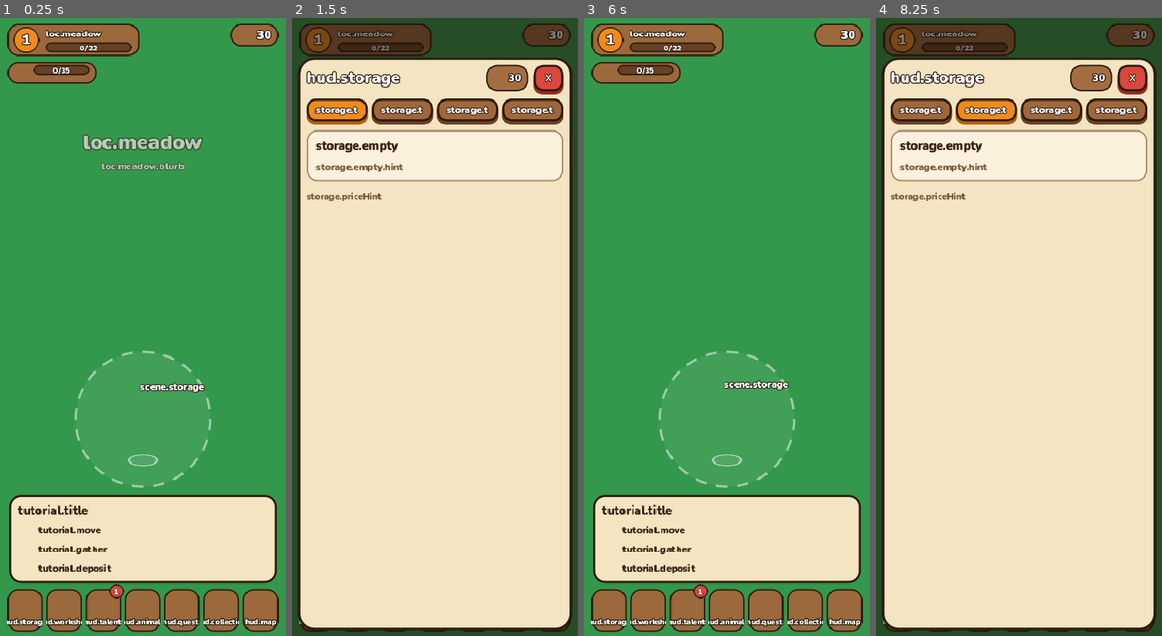
Above: before the commit, frames 1-4 (left to right).
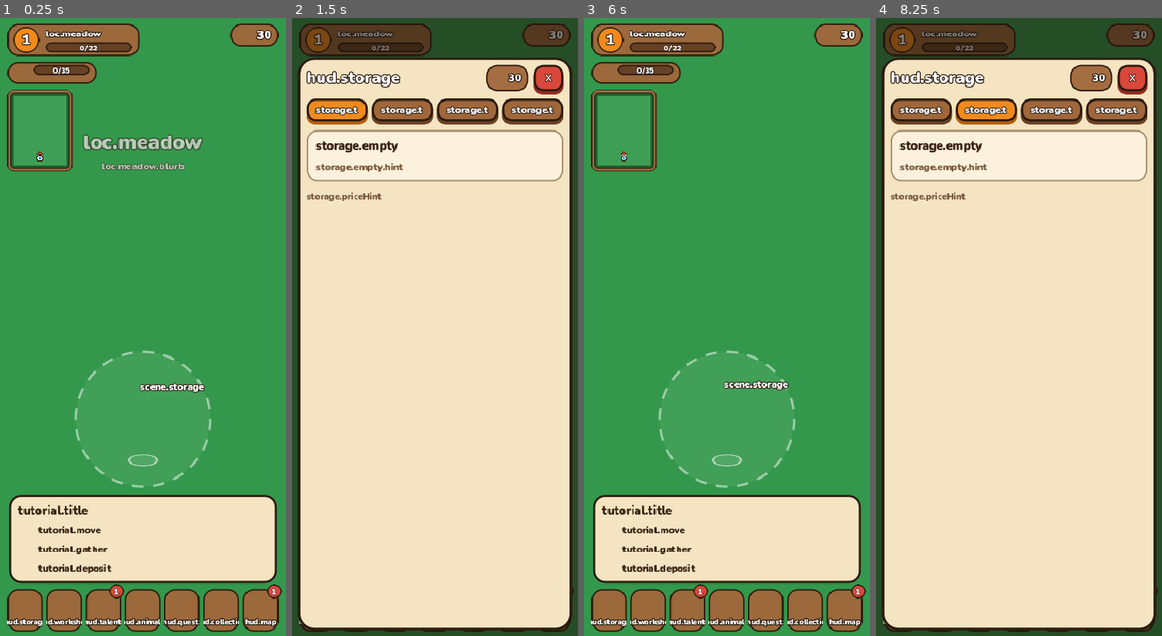
Above: after the commit, the same moments.

Repository: BaturinIgor/GameFarm
Game: Godot game, scene res://scenes/main.tscn
Two runs of this game, one before a commit and one after it. Both use one fixed random seed, a clock stepped at 60 frames per second and the inputs below.
Inputs (mouse positions are in pixels of both pictures, inside the frame that each line leads up to):
- Up to frame 1 (0.25 s): no input
- Up to frame 2 (1.5 s): click (317, 611) at 0.52 s; click (354, 611) at 1.27 s
- Up to frame 3 (6 s): click (686, 611) at 2.02 s; click (727, 611) at 2.77 s; click (767, 611) at 3.52 s; click (804, 611) at 4.27 s; click (844, 611) at 5.02 s; click "✕" at 5.75 s
- Up to frame 4 (8.25 s): click (901, 611) at 6.52 s; click "storage.tab.materials" at 7.25 s; click "storage.tab.food" at 8 s

The runs differ from the first frame. In frame 1, 1.1% of the frame differs, in the area x 2-99%, y 11-95%; in frame 2, less than 0.1%; in frame 3, 1.1%; in frame 4, less than 0.1%.

Commit message:
Godot stage 5: world map, gates, minimap, tickets, expeditions; integration
Co-Authored-By: Claude Opus 5.5 <noreply@anthropic.com>
Claude-Session: https://claude.ai/code/session_01KB9UT2PnJvNq3jxcqRz319

Diff:
--- a/godot/scripts/debug/shot_driver.gd
+++ b/godot/scripts/debug/shot_driver.gd
@@ -5,7 +5,7 @@
 
 const ORIGIN := Vector2(195, 620)
 const WINDOWS := ["workshop", "talents", "animals", "quests", "level", "house", "kitchen", "garden", "trader", "hunt",
-	"dungeon", "trophies", "collection", "legacy", "wardrobe"]
+	"dungeon", "trophies", "collection", "legacy", "wardrobe", "map", "events"]
 
 var dir := "/tmp/shots"
 var main: Node
--- a/godot/scripts/systems/legacy_system.gd
+++ b/godot/scripts/systems/legacy_system.gd
@@ -104,6 +104,7 @@
 	Game.save = s
 	Game.dungeons.reset()
 	Game.animals.offline_report = {}
+	Game.premium.expedition_report = null
 	Game.arrival_gate = ""
 	Game.arrival_station = ""
 	Game.arrive_at_door = false
--- a/godot/scripts/systems/premium_system.gd
+++ b/godot/scripts/systems/premium_system.gd
@@ -4,8 +4,8 @@
 ## Покупки (owns, has_pro) и удача за рекламу - этап 6. В Game.save: tickets, maps, lastFreeTicket,
 ## expedition = {location, endsAt, returnTo, loot: {вид: n}, coins} (как ExpeditionRun); нет экспедиции - нет ключа.
 
-const PRO_OFFLINE_HOURS := 12.0
-const STARTER_BACKPACK := 20
+const PRO_OFFLINE_HOURS := 24.0
+const STARTER_BACKPACK := 30
 const CAPYBARA_YIELD := 0.1
 
 ## Итог последней экспедиции для окна после возвращения: {location, items: [[вид, n], ...], coins} или null.
--- a/godot/scripts/systems/world_map_system.gd
+++ b/godot/scripts/systems/world_map_system.gd
@@ -87,10 +87,7 @@
 			var run = Game.save.get("expedition")
 			return run is Dictionary and str(run.get("location", "")) == id
 		"event":
-			# Ивенты - отдельная система: пока у неё нет этих функций, на карту ивента не попасть
-			if not (Game.events.has_method("events_open") and Game.events.has_method("current_location")):
-				return false
-			return bool(Game.events.call("events_open")) and str(Game.events.call("current_location")) == id
+			return Game.events.is_unlocked(id)
 		"home":
 			var f := House.floor_of(id)
 			return f != "" and Game.house.is_built(f)
--- a/godot/scripts/ui/expedition_pill.gd
+++ b/godot/scripts/ui/expedition_pill.gd
@@ -47,7 +47,7 @@
 	_row.add_child(_time)
 	var leave := UiKit.button(L.t("exp.leave"), "red", 13, true)
 	leave.size_flags_vertical = Control.SIZE_SHRINK_CENTER
-	leave.pressed.connect(ExpeditionPill.confirm_leave)
+	leave.pressed.connect(func() -> void: ExpeditionPill.confirm_leave())
 	_row.add_child(leave)
 
 
--- a/godot/scripts/ui/gate_card.gd
+++ b/godot/scripts/ui/gate_card.gd
@@ -79,8 +79,10 @@
 	return l
 
 
-## Квадратная картинка локации с её иконкой посередине (как на схеме мира). outline - тёмная обводка.
-static func location_thumb(id: String, side: float, icon_side := 26.0, saturation := 1.0, outline := true) -> Control:
+## Квадратная картинка локации с её иконкой посередине (как на схеме мира). outline - тёмная обводка,
+## saturation и pic_alpha - насыщенность и прозрачность (закрытая локация - серая и бледная).
+static func location_thumb(id: String, side: float, icon_side := 26.0, saturation := 1.0, outline := true,
+		pic_alpha := 1.0) -> Control:
 	var box := Control.new()
 	box.custom_minimum_size = Vector2(side, side)
 	box.size = Vector2(side, side)
@@ -91,6 +93,7 @@
 	pic.stretch_mode = TextureRect.STRETCH_SCALE
 	pic.texture_filter = CanvasItem.TEXTURE_FILTER_LINEAR
 	pic.size = Vector2(side, side)
+	pic.modulate.a = pic_alpha
 	pic.mouse_filter = Control.MOUSE_FILTER_IGNORE
 	box.add_child(pic)
 	var ic := UiKit.icon(Locations.icon(id), icon_side)
--- a/godot/scripts/ui/hud.gd
+++ b/godot/scripts/ui/hud.gd
@@ -17,6 +17,7 @@
 const PILLS := [
 	"res://scripts/ui/event_pill.gd",
 	"res://scripts/ui/meal_pill.gd",
+	"res://scripts/ui/expedition_pill.gd",
 	"res://scripts/ui/event_map_pill.gd",
 	"res://scripts/ui/home_floor_pill.gd",
 	"res://scripts/ui/dungeon_pill.gd",
@@ -31,6 +32,7 @@
 var _level_box: PanelContainer
 var _pack_box: PanelContainer
 var _potion: PotionButton
+var _minimap: MiniMap
 var _prompt_cards: Dictionary = {}
 var _overlay_layer := CanvasLayer.new()
 var _badges: Dictionary = {}
@@ -131,6 +133,9 @@
 	_pack_bar = UiKit.bar(0.0, "green", 76, 14, " ")
 	_pack_bar.size_flags_vertical = Control.SIZE_SHRINK_CENTER
 	pcol.add_child(_pack_bar)
+	_minimap = MiniMap.new()
+	_minimap.position = Vector2(10, top + 96)
+	root.add_child(_minimap)
 
 	# Монеты справа
 	var coin_box := PanelContainer.new()
@@ -302,6 +307,8 @@
 	for id in _badges:
 		var n := 0
 		match id:
+			"map":
+				n = Game.world_map.openable_gates() + (1 if Game.premium.free_ticket_ready() else 0)
 			"workshop":
 				if Game.workshop.has_method("upgradable_count"):
 					n = Game.workshop.upgradable_count()
@@ -361,6 +368,8 @@
 func _refresh_values() -> void:
 	if _level_box != null and _pack_box != null:
 		_pack_box.position.y = _level_box.get_rect().end.y + 8.0
+		if _minimap != null:
+			_minimap.position = Vector2(10, _pack_box.get_rect().end.y + 8.0)
 	_level_label.text = str(Game.level)
 	_level_name.text = Locations.name_of(Game.current)
 	_xp_bar.value = Game.level_progress
--- a/godot/scripts/ui/map_panel.gd
+++ b/godot/scripts/ui/map_panel.gd
@@ -1,20 +1,18 @@
 class_name MapPanel
 extends Sheet
 ## Карта мира (порт MapView): выбор планеты, схема локаций и проходов, карточка локации с переходом
-## и открытием проходов, экспедиции по билетам и бесплатный билет, королевский сад.
+## и открытием проходов, ивент (EventsPanel.map_card), экспедиции по билетам и бесплатный билет, королевский сад.
 ## Кнопки магазина покупок (сад, билеты) пока нет: покупки - этап 6.
 
-## Карточка ивента на карте (EventMapCard) - часть ивентов: появится, когда будет этот файл (Control).
-const EVENT_CARD := "res://scripts/ui/event_map_card.gd"
 const SMALL_BUTTON_HEIGHT := 34.0
+
+static var _planet_tex: Dictionary = {}
 
 ## Выбранная на схеме локация ("" - текущая).
 var selected := ""
 var planet := "home"
 var _ticket_ready := false
 
-static var _planet_tex: Dictionary = {}
-
 
 func _init() -> void:
 	title_key = "hud.map"
@@ -23,9 +21,9 @@
 
 func _process(delta: float) -> void:
 	# Бесплатный билет созрел, пока окно открыто: показать кнопку
-	var ready := Game.premium.free_ticket_ready()
-	if ready != _ticket_ready:
-		_ticket_ready = ready
+	var ticket := Game.premium.free_ticket_ready()
+	if ticket != _ticket_ready:
+		_ticket_ready = ticket
 		_dirty = true
 	super(delta)
 
@@ -42,8 +40,7 @@
 		content.add_child(_planet_card(planet))
 		for id in WorldGraph.planet_locations(planet):
 			content.add_child(_location_card(id))
-	if ResourceLoader.exists(EVENT_CARD):
-		content.add_child(load(EVENT_CARD).new())
+	content.add_child(EventsPanel.map_card(close))
 	content.add_child(_expeditions_card())
 	content.add_child(_garden_card())
 
@@ -67,8 +64,8 @@
 	for p in WorldGraph.PLANETS:
 		var open := Game.world_map.planet_open(p)
 		var on: bool = p == planet
-		var colors: Array = WorldGraph.planet_colors(p)
-		var fill: Color = Color(colors[0], 0.35) if on else UiKit.PARCHMENT_LIGHT
+		var light: Color = WorldGraph.planet_colors(p)[0]
+		var fill: Color = Color(light, 0.35) if on else UiKit.PARCHMENT_LIGHT
 		var border: Color = UiKit.OUTLINE if on else Color(UiKit.WOOD_DARK, 0.35)
 		var b := _plain_button(UiKit.box(fill, border, 14, 3 if on else 2, false))
 		b.size_flags_horizontal = Control.SIZE_EXPAND_FILL
@@ -96,9 +93,9 @@
 
 ## Описание дальней планеты.
 func _planet_card(p: String) -> PanelContainer:
-	var colors: Array = WorldGraph.planet_colors(p)
+	var dark: Color = WorldGraph.planet_colors(p)[1]
 	var card := PanelContainer.new()
-	var s := UiKit.box(Color(colors[1], 0.15), colors[1], 18, 3, false)
+	var s := UiKit.box(Color(dark, 0.15), dark, 18, 3, false)
 	s.set_content_margin_all(14)
 	card.add_theme_stylebox_override("panel", s)
 	var row := HBoxContainer.new()
@@ -347,9 +344,9 @@
 		var clock := UiKit.icon("stopwatch", 14)
 		clock.size_flags_vertical = Control.SIZE_SHRINK_CENTER
 		row.add_child(clock)
-		row.add_child(CombatCards.LiveLabel.new(func() -> String:
-			return L.t("exp.nextTicket", [TraderPanel.countdown(next - Time.get_unix_time_from_system())]),
-			12, UiKit.INK_SOFT))
+		var left := func() -> String:
+			return L.t("exp.nextTicket", [TraderPanel.countdown(next - Time.get_unix_time_from_system())])
+		row.add_child(CombatCards.LiveLabel.new(left, 12, UiKit.INK_SOFT))
 		v.add_child(row)
 
 	var busy := p.expedition() != null or Game.dungeons.run != null
@@ -407,9 +404,9 @@
 			v.add_child(UiKit.label(L.t("garden.chestReady"), 12, UiKit.TONES["orange"][2]))
 		else:
 			var until := float(at)
-			v.add_child(CombatCards.LiveLabel.new(func() -> String:
-				return L.t("garden.chestIn", [TraderPanel.countdown(until - Time.get_unix_time_from_system())]),
-				12, UiKit.INK_SOFT))
+			var left := func() -> String:
+				return L.t("garden.chestIn", [TraderPanel.countdown(until - Time.get_unix_time_from_system())])
+			v.add_child(CombatCards.LiveLabel.new(left, 12, UiKit.INK_SOFT))
 		if Game.current == "garden":
 			v.add_child(UiKit.label(L.t("map.here"), 14, UiKit.GOOD))
 		else:
@@ -652,9 +649,7 @@
 		shadow.bg_color = Color(UiKit.OUTLINE, 0.45)
 		shadow.set_corner_radius_all(12)
 		square.draw.connect(func() -> void: square.draw_style_box(shadow, Rect2(0, 3, SQUARE, SQUARE)))
-		var pic := GateCard.location_thumb(id, SQUARE, 26.0, 1.0 if unlocked else 0.0, false)
-		if not unlocked:
-			pic.get_child(0).modulate.a = 0.6
+		var pic := GateCard.location_thumb(id, SQUARE, 26.0, 1.0 if unlocked else 0.0, false, 1.0 if unlocked else 0.6)
 		square.add_child(pic)
 		var over := Control.new()
 		over.size = Vector2(SQUARE, SQUARE)
@@ -672,7 +667,7 @@
 		outer.set_border_width_all(2)
 		outer.set_corner_radius_all(14)
 		outer.anti_aliasing = true
-		var face := LevelPanel.portrait(str(Game.save.get("skin", "farmer"))) if here else null
+		var face: Texture2D = LevelPanel.portrait(str(Game.save.get("skin", "farmer"))) if here else null
 		var key := Sprites.icon("key")
 		over.draw.connect(func() -> void:
 			var r := Rect2(0, 0, SQUARE, SQUARE)
--- a/godot/scripts/world/gate_node.gd
+++ b/godot/scripts/world/gate_node.gd
@@ -67,7 +67,9 @@
 	elif royal:
 		_tag.text = "👑"
 	else:
-		_tag.text = "🔒 " + L.t("common.lvl", [Locations.spec(to)["level"]])
+		var g := WorldGraph.gate(gate_id)
+		var lvl: int = WorldGraph.level(g) if not g.is_empty() else int(Locations.spec(to)["level"])
+		_tag.text = "🔒 " + L.t("common.lvl", [lvl])
 
 
 func set_open(open: bool) -> void:
--- a/godot/scripts/world/minimap.gd
+++ b/godot/scripts/world/minimap.gd
@@ -202,9 +202,9 @@
 	# Проходы: золотые ромбы
 	for g in layout.gates:
 		var p: Vector2 = g["barrier"] * k
-		var size := ppc * 1.4
-		_diamond(img, p, size + 1.0, OUTLINE)
-		_diamond(img, p, size - 0.75, Color(1, 0.83, 0.25))
+		var ds := ppc * 1.4
+		_diamond(img, p, ds + 1.0, OUTLINE)
+		_diamond(img, p, ds - 0.75, Color(1, 0.83, 0.25))
 
 	# Склад: домик
 	var home := layout.base * k
--- a/godot/scripts/world/world.gd
+++ b/godot/scripts/world/world.gd
@@ -14,6 +14,7 @@
 	"res://scripts/world/features/monsters_feature.gd",
 	"res://scripts/world/features/dungeon_feature.gd",
 	"res://scripts/world/features/event_feature.gd",
+	"res://scripts/world/features/gates_feature.gd",
 ]
 
 @export var joystick: Joystick
@@ -236,6 +237,8 @@
 func _build_gates() -> void:
 	var stone: bool = spec["dark"] or layout.edge == "void" or spec["lava"] or loaded == "snow"
 	for g in layout.gates:
+		if WorldGraph.gate(g["id"]).is_empty():
+			continue
 		var node := GateNode.new()
 		node.setup(g, _gate_open(g["id"]), layout.cell, stone)
 		entities.add_child(node)
@@ -243,7 +246,7 @@
 
 
 func _gate_open(id: String) -> bool:
-	return id in Game.save.get("openGates", [])
+	return Game.world_map.is_gate_open(id)
 
 
 # MARK: Цикл
@@ -423,7 +426,7 @@
 		if open != g.is_open:
 			g.set_open(open)
 		if g.is_open and g.passed(player.position):
-			Game.travel(g.to, g.gate_id)
+			Game.world_map.walk_through(g.gate_id)
 			return
 
 
